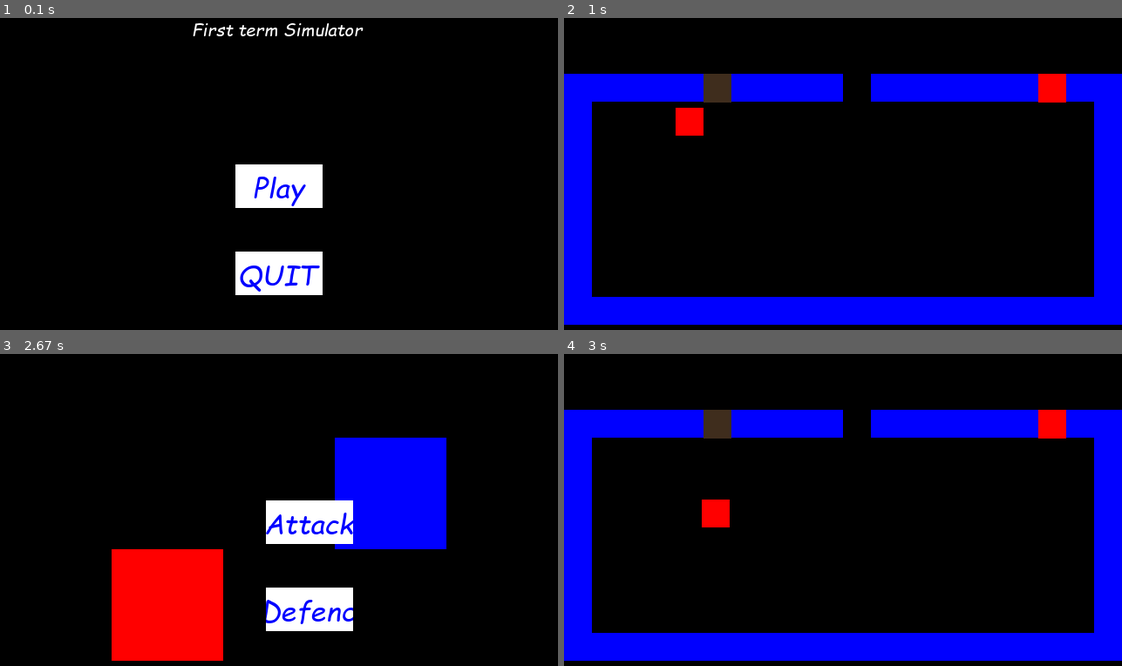
Above: before the commit, frames 1-4 (two rows, left to right).
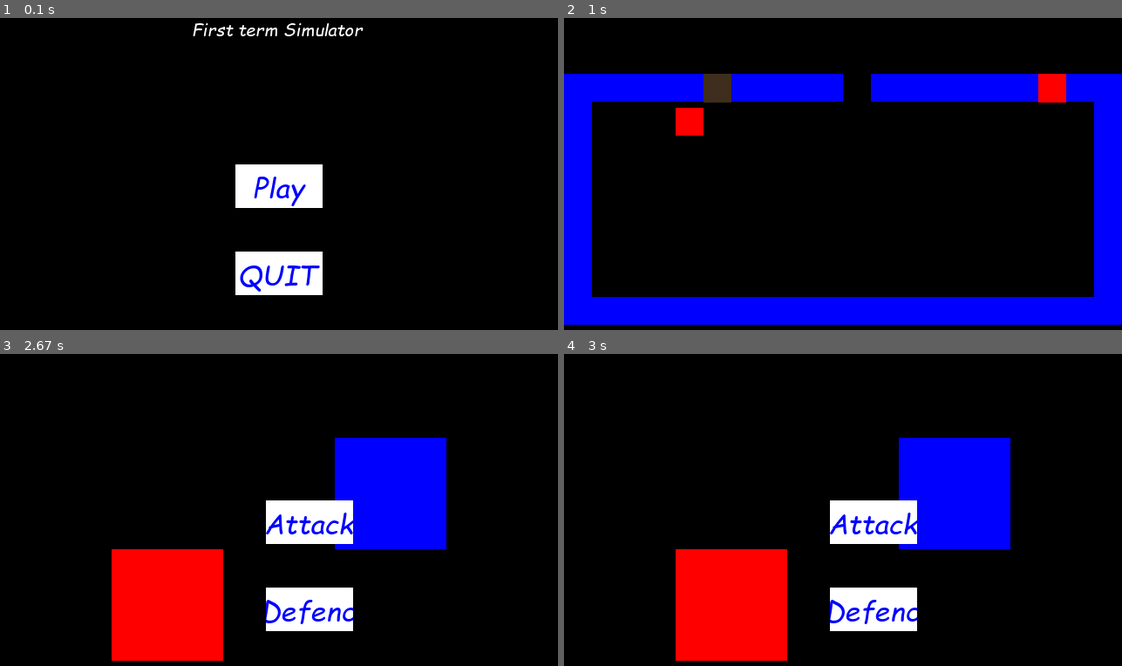
Above: after the commit, the same moments.

Repository: ClintLeetwood/PyGame-Projekt
Game: pygame game, started from Python Spelprojekt/Python_Spelprojekt.py
Two runs of this game, one before a commit and one after it. Both use one fixed random seed, a clock stepped at 60 frames per second and the inputs below.
Inputs (mouse positions are in pixels of both pictures, inside the frame that each line leads up to):
- Up to frame 1 (0.1 s): no input
- Up to frame 2 (1 s): press the mouse at (843, 186) at 0.37 s; move the mouse to (876, 252) at 0.47 s; release the mouse at (909, 317) at 0.6 s; hold Up from 0.67 s (still down); move the mouse to (658, 308) at 0.7 s
- Up to frame 3 (2.67 s): release Up at 1.13 s; hold Right 1.17-1.8 s; hold Left from 2.23 s (still down)
- Up to frame 4 (3 s): release Left at 2.7 s; press the mouse at (843, 522) at 2.77 s; move the mouse to (854, 603) at 2.87 s; move the mouse to (outside the picture) at 2.97 s

Frames 1-3 are identical in both runs. In frame 4, 41% of the frame differs, in the area x 0-100%, y 17-99%.

Commit message:
Game fully operational

Diff:
--- a/Python Spelprojekt/Python_Spelprojekt.py
+++ b/Python Spelprojekt/Python_Spelprojekt.py
@@ -116,12 +116,14 @@
         if level=="level3":
             self.check()
             self.level3()
+        if level=="you_win":
+            self.you_win()
 
 
     def hallway(self):
         #game loop
         #self.new()
-
+            self.static=0
             self.events()
             self.draw()
             self.update()
@@ -140,16 +142,23 @@
     def level2(self):
         self.events()
         self.drawArena()
+        self.update()
         self.updateArena()
     def level3(self):
         self.events()
         self.drawArena()
+        self.update()
         self.updateArena()
 
 
 
     def you_win(self):
-        pass
+        self.events()
+        title=self.font.render('YOU WIN!!',True, WHITE)
+        title_rect=title.get_rect(x=220,y=240)
+        self.screen.blit(self.intro_background,(0,0))
+        self.screen.blit(title,title_rect)
+        pygame.display.update()
 
     def intro_screen(self):
         intro=True
--- a/Python Spelprojekt/sprites.py
+++ b/Python Spelprojekt/sprites.py
@@ -29,38 +29,65 @@
         self.level="hallway"
         self.win=0
         self.static=0
-        self.f=Fight()
+        self.f=Fight(70,100)
 
 
 
 
     def update(self):
 
-
-        if pygame.sprite.spritecollide(self,self.game.door1,False):
-
-            self.level="level1"
-
-            self.check()
-
-            if self.f==0:
-
-                self.rect.y=self.y+7
-
-                self.level="hallway"
-                self.f=Fight()
+        if self.win==0:
+            if pygame.sprite.spritecollide(self,self.game.door1,False):
+
+                self.level="level1"
+
+                self.check()
+
+                if self.f==0:
+
+                    self.rect.y=self.y+7
+
+                    self.level="hallway"
+                    if self.win==1:
+                        self.f=Fight(100,100)
+                    else:
+                        self.f=Fight(70,100)
 
 
         if self.win==1:
             if pygame.sprite.spritecollide(self,self.game.door2,False):
 
                 self.level="level2"
+                self.check()
+
+                if self.f==0:
+
+                    self.rect.y=self.y+7
+
+                    self.level="hallway"
+                    if self.win==2:
+                        self.f=Fight(120,100)
+                    else:
+                        self.f=Fight(100,100)
+
 
 
         if self.win==2:
             if pygame.sprite.spritecollide(self,self.game.door3,False):
 
                 self.level="level3"
+                self.check()
+
+                if self.f==0 and self.win==2:
+
+
+                    self.rect.y=self.y+7
+                    self.level="hallway"
+                    self.f=Fight(120,100)
+                elif self.f==0 and self.win==3:
+
+                    self.level="you_win"
+
 
 
 
@@ -80,8 +107,11 @@
     def check(self):
 
         if self.f.status()==False:
+            if self.f.Win():
+                self.win+=1
+
             self.f=0
-            print("1")
+            print(self.win)
         else:
             self.f.fight()
 
@@ -128,9 +158,9 @@
 
 
 class Fight:
-    def __init__(self):
-        self.enemyhp=100
-        self.playerhp=100
+    def __init__(self,enemyhp,playerhp):
+        self.enemyhp=enemyhp
+        self.playerhp=playerhp
         self.computer_choice=0
         self.player_choice=0
 
@@ -152,15 +182,18 @@
         if self.playerhp>0:
             rectbut1=(305,200,100,50)
             rectbut2=(305,300,100,50)
-            if pygame.mouse.get_pressed()[0] and pygame.mouse.get_pos(rectbut1):
-                self.player_choice=0
-                self.attack("player")
-
-                return True
-            elif pygame.mouse.get_pressed()[0] and pygame.mouse.get_pos(rectbut2):
-                self.player_choice=1
-            else:
-                return False
+            for event in pygame.event.get():
+                if event.type == pygame.MOUSEBUTTONDOWN and pygame.mouse.get_pos(rectbut1):
+
+
+                    self.player_choice=0
+                    self.attack("player")
+
+                    return True
+                elif event.type == pygame.MOUSEBUTTONDOWN and pygame.mouse.get_pos(rectbut2):
+                    self.player_choice=1
+                else:
+                    return False
 
         else:
             self.lose()
@@ -218,7 +251,7 @@
         if self.playerchoice():
 
             self.computerchoice()
-            print(self.enemyhp, self.playerhp)
+            print("enemy ",self.enemyhp, "player ",self.playerhp)
 
 
 
